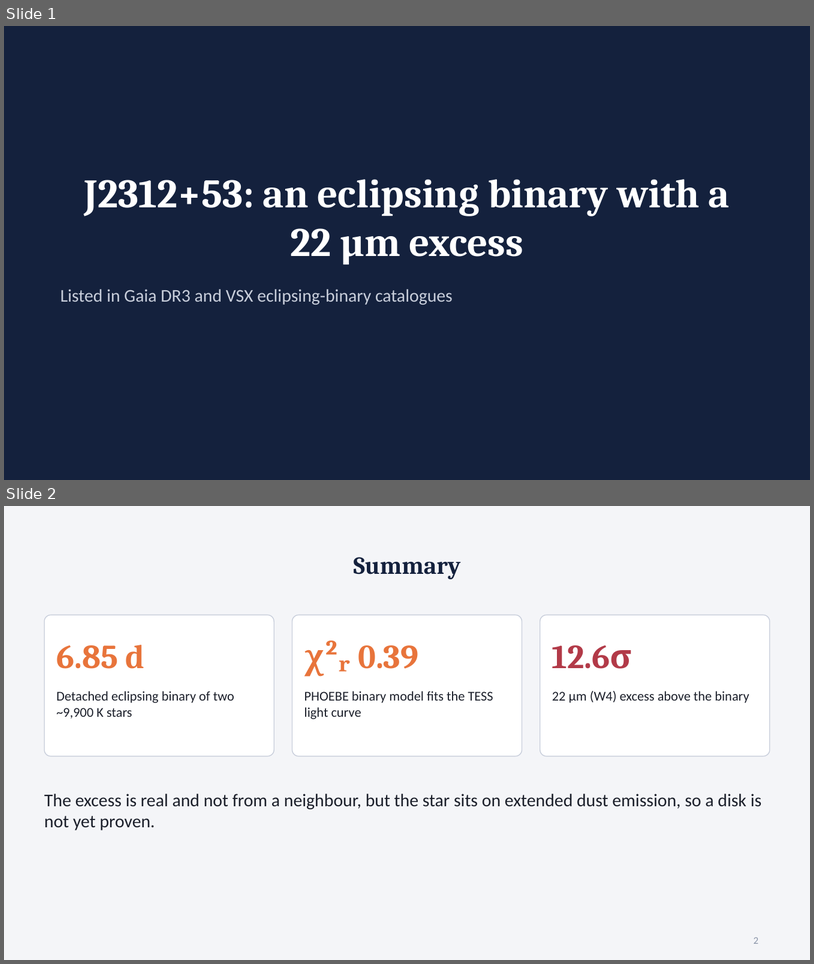
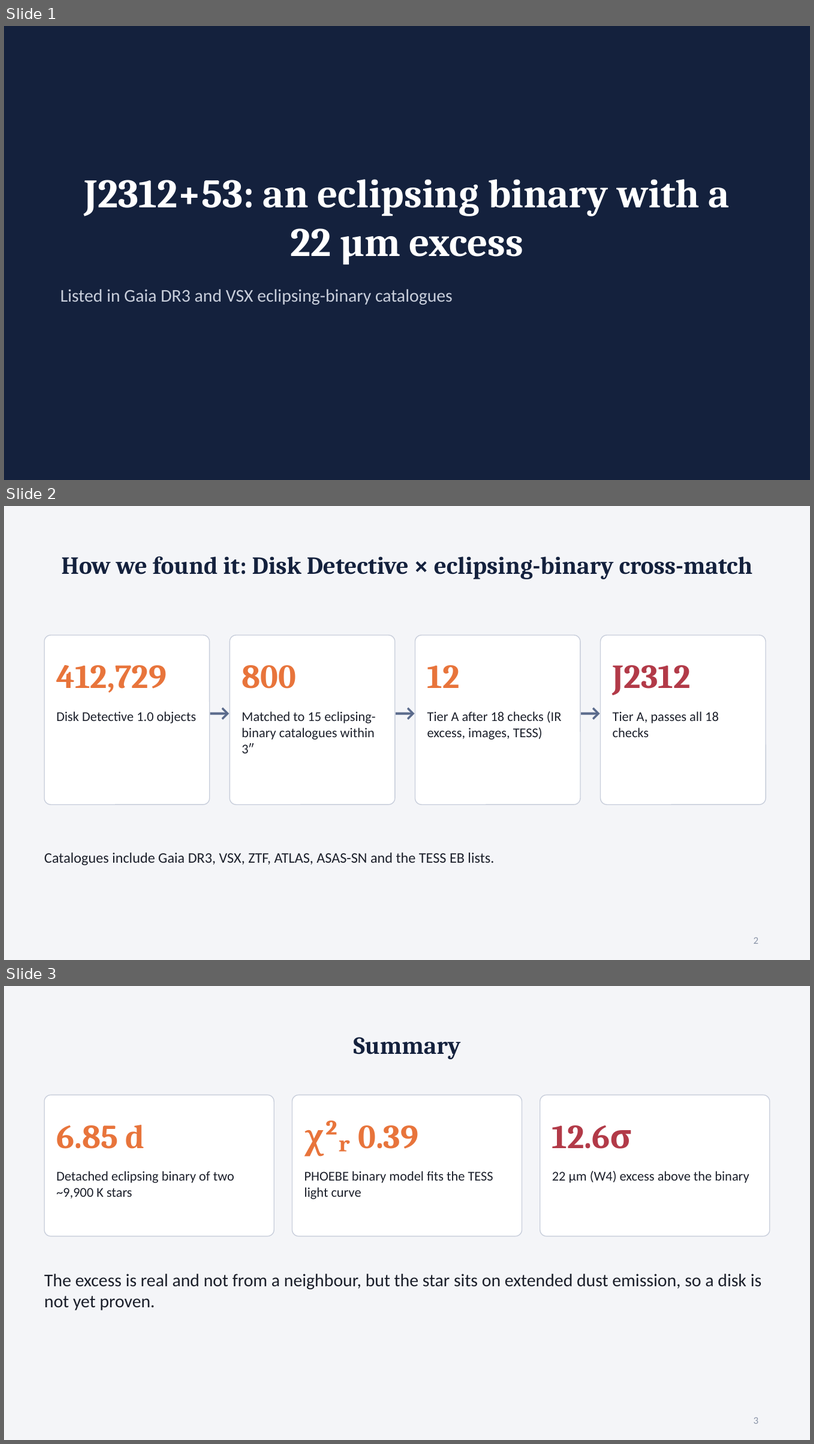
Before and after one commit to kylechen839-max/tic-106588577-phoebe, a slide deck: outputs/j2312_deck/J2312_research.pptx. Shown one above the other, each under a label of ours: slides 1 and 2 before the commit, slides 1, 2 and 3 after it. The pictures are 814x964 and 814x1444 pixels, drawn with LibreOffice and Linux fonts; fonts in the diff are those of the drawing. Boxes give left, top, right and bottom in pixels: in the first picture for what was removed or moved away, otherwise in the second. Text is boxed around its words. In the diff, an @@ line names an element or a change of style, - is before the commit and + after.

```diff
--- a/outputs/j2312_deck/J2312_research.pptx
+++ b/outputs/j2312_deck/J2312_research.pptx
@@ slide 2 added at (4, 506, 810, 960), background #F4F5F8 @@
@@ title added at (62, 556, 753, 579), 22 pt, text #14213D, bold @@
+How we found it: Disk Detective × eclipsing-binary cross-match
@@ rounded rectangle added at (44, 635, 210, 804), fill #FFFFFF, outline #C8CEDB 0.75 pt @@
@@ rounded rectangle added at (230, 635, 395, 804), fill #FFFFFF, outline #C8CEDB 0.75 pt @@
@@ rounded rectangle added at (415, 635, 581, 804), fill #FFFFFF, outline #C8CEDB 0.75 pt @@
@@ rounded rectangle added at (601, 635, 766, 804), fill #FFFFFF, outline #C8CEDB 0.75 pt @@
@@ text added at (56, 665, 167, 693), 30 pt, text #E8743B, bold @@
+412,729
@@ text added at (242, 665, 296, 688), 30 pt, text #E8743B, bold @@
+800
@@ text added at (428, 665, 460, 688), 30 pt, text #E8743B, bold @@
+12
@@ text added at (613, 665, 691, 695), 30 pt, text #B23A48, bold @@
+J2312
@@ text added at (210, 691, 230, 732), 20 pt, text #5B6B8C, bold @@
+→
@@ text added at (395, 691, 415, 732), 20 pt, text #5B6B8C, bold @@
+→
@@ text added at (581, 691, 601, 732), 20 pt, text #5B6B8C, bold @@
+→
@@ text added at (56, 711, 197, 723), 12 pt, text #1B1F2A @@
+Disk Detective 1.0 objects
@@ text added at (242, 711, 375, 753), 12 pt, text #1B1F2A @@
+Matched to 15 eclipsing-binary catalogues within 3″
@@ text added at (428, 711, 562, 739), 12 pt, text #1B1F2A @@
+Tier A after 18 checks (IR excess, images, TESS)
@@ text added at (613, 711, 719, 737), 12 pt, text #1B1F2A @@
+Tier A, passes all 18 checks
@@ text added at (44, 852, 494, 865), 13 pt, text #1B1F2A @@
+Catalogues include Gaia DR3, VSX, ZTF, ATLAS, ASAS-SN and the TESS EB lists.
@@ page number added at (754, 937, 759, 943), 9 pt, text #8A94A8 @@
+2
@@ what was slide 2 is now slide 3 @@
@@ page number at (754, 1417, 759, 1423): text changed @@
-2
+3
```
Also in this commit, not shown: 1 other file.
